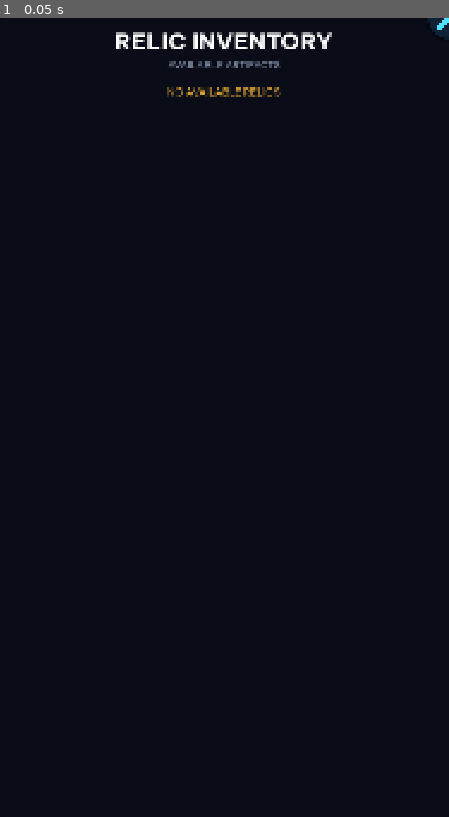
Above: before the commit, frame 1.
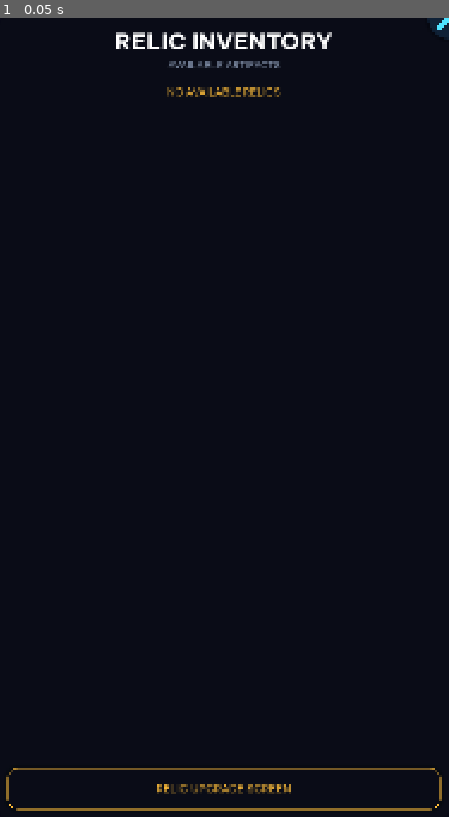
Above: after the commit, the same moment.

Repository: GogetaX/core-hopper
Game: Godot game, scene res://scenes/popups/RelicInvPopup.tscn
The game is run twice, just before and just after one commit, with the same random seed, the same clock (stepped at 60 frames per second) and the same inputs. This scene is started directly instead of the project's main scene.
Inputs:
- Up to frame 1 (0.05 s): no input

The runs differ from the first frame. In frame 1, 0.9% of the frame differs, in the area x 1-99%, y 93-100%.

Commit message:
123

Diff:
--- a/scenes/app/main_scene.tscn
+++ b/scenes/app/main_scene.tscn
@@ -13,7 +13,7 @@
 shader_parameter/blur_lod = 3.50000016625
 shader_parameter/tint = Color(0.07846785, 0.11207495, 0.19966345, 0.045)
 shader_parameter/saturation = 0.400000019
-shader_parameter/brightness = 1.0
+shader_parameter/brightness = 0.20000000880148
 
 [sub_resource type="Environment" id="Environment_whjeo"]
 background_mode = 3
@@ -88,7 +88,6 @@
 script = ExtResource("4_u2ckv")
 
 [node name="BlurBG" type="ColorRect" parent="OverlayLayer" unique_id=1018703847]
-visible = false
 material = SubResource("ShaderMaterial_whjeo")
 anchors_preset = 15
 anchor_right = 1.0
--- a/scenes/app/overlay_layer.gd
+++ b/scenes/app/overlay_layer.gd
@@ -45,6 +45,8 @@
 			new_screen = preload("res://scenes/popups/SingleChestPopup.tscn")
 		"BOT_STAT_INFO":
 			new_screen = preload("res://scenes/popups/BotStatInfoPopup.tscn")
+		"UPGRADE_RELIC_POPUP":
+			new_screen = preload("res://scenes/popups/RelicUpgradePopup.tscn")
 		_:
 			print_debug("unknown tab: ",tab_name)
 	current_screen = new_screen.instantiate()
@@ -62,6 +64,8 @@
 		current_screen.InitChest(data)
 	elif tab_name == "BOT_STAT_INFO":
 		current_screen.InitBotInfo(data)
+	elif tab_name == "UPGRADE_RELIC_POPUP":
+		current_screen.InitPopup(data)
 
 
 
--- a/scenes/components/reward_currency.gd
+++ b/scenes/components/reward_currency.gd
@@ -11,7 +11,13 @@
 	get:
 		return currency_type
 
-@export var amount_str := "123.5K"
+@export var amount_str := "123.5K":
+	set(value):
+		amount_str = value
+		if is_node_ready():
+			_ready()
+	get:
+		return amount_str
 
 
 func _ready() -> void:
--- a/scenes/popups/RelicInvPopup.tscn
+++ b/scenes/popups/RelicInvPopup.tscn
@@ -5,6 +5,7 @@
 [ext_resource type="PackedScene" uid="uid://b2qghfcexq01t" path="res://scenes/components/icon_bg_circle.tscn" id="3_p27o2"]
 [ext_resource type="Texture2D" uid="uid://8d4xunnuoyea" path="res://art/icons/20_px/close_icon.png" id="4_k8l62"]
 [ext_resource type="PackedScene" uid="uid://dtuuq8uy378eb" path="res://scenes/screens/progress/relic_item.tscn" id="4_lqtxv"]
+[ext_resource type="PackedScene" uid="uid://cec3m3dpceceo" path="res://scenes/screens/progress/smart_single_row_btn.tscn" id="6_mavts"]
 
 [node name="RelicInvPopup" type="Control" unique_id=1294155484]
 layout_mode = 3
@@ -96,4 +97,11 @@
 [node name="RelicItem3" parent="SmartPanel/VBoxContainer/Scroll/HFlow" unique_id=449712666 instance=ExtResource("4_lqtxv")]
 layout_mode = 2
 
+[node name="OpenRelicInvBtn" parent="SmartPanel/VBoxContainer" unique_id=1442770830 instance=ExtResource("6_mavts")]
+layout_mode = 2
+size_flags_horizontal = 3
+button_color = "GOLD"
+btn_text = "RELIC UPGRADE SCREEN"
+
 [connection signal="BtnPressed" from="SmartPanel/ClosePopup" to="." method="_on_close_popup_btn_pressed"]
+[connection signal="OnPress" from="SmartPanel/VBoxContainer/OpenRelicInvBtn" to="." method="_on_open_relic_inv_btn_on_press"]
--- /dev/null
+++ b/scenes/popups/RelicUpgradePopup.tscn
@@ -0,0 +1,393 @@
+[gd_scene format=3 uid="uid://j3an7e41nkn4"]
+
+[ext_resource type="Script" uid="uid://cpssteaggkt1x" path="res://scenes/popups/relic_upgrade_popup.gd" id="1_0bdbq"]
+[ext_resource type="PackedScene" uid="uid://babuofulhomgc" path="res://scenes/components/smart_panel.tscn" id="2_elmy5"]
+[ext_resource type="PackedScene" uid="uid://b2qghfcexq01t" path="res://scenes/components/icon_bg_circle.tscn" id="2_ng0as"]
+[ext_resource type="Texture2D" uid="uid://dkipcb22lyo1q" path="res://art/ui/arrow_left.png" id="3_elmy5"]
+[ext_resource type="Texture2D" uid="uid://cl7iy17t6o7ys" path="res://art/relics/cracked_core.tres" id="3_i0hsw"]
+[ext_resource type="PackedScene" uid="uid://drlay20xc5ihb" path="res://scenes/components/icon_bg.tscn" id="4_6ywa3"]
+[ext_resource type="PackedScene" uid="uid://c2s6fmv66183n" path="res://scenes/screens/progress/progress_hash_tag.tscn" id="4_fp6mu"]
+[ext_resource type="PackedScene" uid="uid://hgf1ed6wts6n" path="res://scenes/components/reward_currency.tscn" id="7_elmy5"]
+[ext_resource type="PackedScene" uid="uid://njxlv6dxrlwj" path="res://scenes/screens/progress/smart_button_buy.tscn" id="8_vveg0"]
+
+[node name="RelicUpgradePopup" type="Control" unique_id=743967306]
+layout_mode = 3
+anchors_preset = 15
+anchor_right = 1.0
+anchor_bottom = 1.0
+grow_horizontal = 2
+grow_vertical = 2
+size_flags_horizontal = 3
+size_flags_vertical = 3
+script = ExtResource("1_0bdbq")
+
+[node name="SmartPanel" parent="." unique_id=892379017 instance=ExtResource("2_elmy5")]
+layout_mode = 1
+panel_type = "INSIDE_ONLY"
+panel_color = "DISABLED"
+darken_bg = true
+
+[node name="HasRelics" type="VBoxContainer" parent="." unique_id=184212293]
+layout_mode = 1
+anchors_preset = -1
+anchor_right = 1.0
+anchor_bottom = 1.0
+offset_left = 20.0
+offset_top = 20.0
+offset_right = -20.0
+offset_bottom = -20.0
+grow_horizontal = 2
+grow_vertical = 2
+mouse_filter = 2
+theme_override_constants/separation = 20
+
+[node name="HList3" type="HBoxContainer" parent="HasRelics" unique_id=1314459015]
+layout_mode = 2
+mouse_filter = 2
+theme_override_constants/separation = 20
+
+[node name="ReturnBack" parent="HasRelics/HList3" unique_id=1682398798 instance=ExtResource("2_ng0as")]
+layout_mode = 2
+panel_type = "INSIDE_ONLY"
+panel_color = "BLUE"
+icon = ExtResource("3_elmy5")
+as_button = true
+
+[node name="Label" type="Label" parent="HasRelics/HList3" unique_id=371064586]
+layout_mode = 2
+theme_type_variation = &"LabelTitle_White"
+text = "RELIC UPGRADE"
+
+[node name="Control" type="Control" parent="HasRelics" unique_id=1478349118]
+custom_minimum_size = Vector2(0, 20)
+layout_mode = 2
+mouse_filter = 2
+
+[node name="Relic" type="Control" parent="HasRelics" unique_id=301873342]
+custom_minimum_size = Vector2(0, 300)
+layout_mode = 2
+
+[node name="IconBG" parent="HasRelics/Relic" unique_id=436191145 instance=ExtResource("4_6ywa3")]
+custom_minimum_size = Vector2(300, 300)
+layout_mode = 1
+anchors_preset = 8
+anchor_left = 0.5
+anchor_top = 0.5
+anchor_right = 0.5
+anchor_bottom = 0.5
+offset_left = -150.0
+offset_top = -150.0
+offset_right = 150.0
+offset_bottom = 150.0
+grow_horizontal = 2
+grow_vertical = 2
+panel_type = "INSIDE_ONLY"
+
+[node name="relic_rank" parent="HasRelics/Relic/IconBG" unique_id=486212889 instance=ExtResource("4_fp6mu")]
+layout_mode = 1
+anchors_preset = 1
+anchor_left = 1.0
+anchor_right = 1.0
+offset_left = -66.0
+offset_top = -27.0
+offset_bottom = 6.0
+grow_horizontal = 0
+text = "LVL 4"
+horizontal_alignment = 2
+hash_tag_type = "INSIDE_ONLY"
+
+[node name="HList" type="HBoxContainer" parent="HasRelics" unique_id=1175489123]
+layout_mode = 2
+alignment = 1
+
+[node name="relic_rarity" parent="HasRelics/HList" unique_id=713365230 instance=ExtResource("4_fp6mu")]
+layout_mode = 2
+text = "RARE RELIC"
+hash_tag_type = "INSIDE_ONLY"
+
+[node name="HList2" type="HBoxContainer" parent="HasRelics" unique_id=1753626289]
+layout_mode = 2
+alignment = 1
+
+[node name="relic_name" type="Label" parent="HasRelics/HList2" unique_id=899239587]
+layout_mode = 2
+theme_type_variation = &"LabelTitle_White"
+theme_override_font_sizes/font_size = 40
+text = "CRACKED CORE"
+
+[node name="Control2" type="Control" parent="HasRelics" unique_id=2145071936]
+custom_minimum_size = Vector2(0, 20)
+layout_mode = 2
+mouse_filter = 2
+
+[node name="Control3" type="Control" parent="HasRelics" unique_id=2130623585]
+layout_mode = 2
+size_flags_vertical = 3
+
+[node name="VList" type="VBoxContainer" parent="HasRelics/Control3" unique_id=2082148625]
+custom_minimum_size = Vector2(800, 0)
+layout_mode = 1
+anchors_preset = 13
+anchor_left = 0.5
+anchor_right = 0.5
+anchor_bottom = 1.0
+grow_horizontal = 2
+grow_vertical = 2
+theme_override_constants/separation = 20
+
+[node name="dups" parent="HasRelics/Control3/VList" unique_id=118306385 instance=ExtResource("2_elmy5")]
+custom_minimum_size = Vector2(0, 150)
+layout_mode = 2
+panel_color = "DISABLED"
+
+[node name="VList" type="VBoxContainer" parent="HasRelics/Control3/VList/dups" unique_id=1680889328]
+layout_mode = 1
+anchors_preset = -1
+anchor_right = 1.0
+anchor_bottom = 1.0
+offset_left = 20.0
+offset_top = 20.0
+offset_right = -20.0
+offset_bottom = -20.0
+grow_horizontal = 2
+grow_vertical = 2
+alignment = 1
+
+[node name="HList" type="HBoxContainer" parent="HasRelics/Control3/VList/dups/VList" unique_id=938473408]
+layout_mode = 2
+
+[node name="Label" type="Label" parent="HasRelics/Control3/VList/dups/VList/HList" unique_id=545471949]
+layout_mode = 2
+theme_type_variation = &"LabelGray"
+text = "DUPLICATES"
+
+[node name="Control" type="Control" parent="HasRelics/Control3/VList/dups/VList/HList" unique_id=19253442]
+layout_mode = 2
+size_flags_horizontal = 3
+
+[node name="cur_dups" parent="HasRelics/Control3/VList/dups/VList/HList" unique_id=1234220742 instance=ExtResource("4_fp6mu")]
+self_modulate = Color(0.30980393, 0.89411765, 1, 1)
+layout_mode = 2
+text = "3"
+hash_tag_color = "BLUE"
+no_bg = true
+
+[node name="Label2" type="Label" parent="HasRelics/Control3/VList/dups/VList/HList" unique_id=1708246113]
+layout_mode = 2
+theme_type_variation = &"LabelGray"
+text = "/"
+
+[node name="max_dups" type="Label" parent="HasRelics/Control3/VList/dups/VList/HList" unique_id=1269853955]
+layout_mode = 2
+theme_type_variation = &"LabelGray"
+text = "5"
+
+[node name="progress_bar" type="ProgressBar" parent="HasRelics/Control3/VList/dups/VList" unique_id=1357443369]
+custom_minimum_size = Vector2(0, 30)
+layout_mode = 2
+theme_type_variation = &"ProgressBarBlue"
+value = 50.0
+show_percentage = false
+
+[node name="relic_stat" parent="HasRelics/Control3/VList" unique_id=1173667796 instance=ExtResource("2_elmy5")]
+custom_minimum_size = Vector2(0, 140)
+layout_mode = 2
+panel_type = "INSIDE_ONLY"
+panel_color = "DISABLED"
+
+[node name="HBoxContainer" type="HBoxContainer" parent="HasRelics/Control3/VList/relic_stat" unique_id=1234739187]
+layout_mode = 1
+anchors_preset = -1
+anchor_right = 1.0
+anchor_bottom = 1.0
+offset_left = 20.0
+offset_top = 20.0
+offset_right = -20.0
+offset_bottom = -20.0
+grow_horizontal = 2
+grow_vertical = 2
+theme_override_constants/separation = 20
+
+[node name="effect_icon" parent="HasRelics/Control3/VList/relic_stat/HBoxContainer" unique_id=1772449079 instance=ExtResource("4_6ywa3")]
+layout_mode = 2
+panel_color = "BLUE"
+
+[node name="effect_name" type="Label" parent="HasRelics/Control3/VList/relic_stat/HBoxContainer" unique_id=1997513443]
+layout_mode = 2
+theme_type_variation = &"LabelWhiteTitle"
+theme_override_font_sizes/font_size = 34
+text = "Bot Damage"
+
+[node name="Control" type="Control" parent="HasRelics/Control3/VList/relic_stat/HBoxContainer" unique_id=214150925]
+layout_mode = 2
+size_flags_horizontal = 3
+
+[node name="from_stat" parent="HasRelics/Control3/VList/relic_stat/HBoxContainer" unique_id=868935174 instance=ExtResource("4_fp6mu")]
+self_modulate = Color(0.8627451, 0.9098039, 1, 1)
+layout_mode = 2
+size_flags_vertical = 5
+text = "15%"
+vertical_alignment = 1
+hash_tag_color = "DISABLED"
+no_bg = true
+
+[node name="ProgressHashTag" parent="HasRelics/Control3/VList/relic_stat/HBoxContainer" unique_id=782770141 instance=ExtResource("4_fp6mu")]
+self_modulate = Color(0.30980393, 0.89411765, 1, 1)
+layout_mode = 2
+size_flags_vertical = 5
+text = "»"
+vertical_alignment = 1
+hash_tag_color = "BLUE"
+no_bg = true
+
+[node name="to_stat" parent="HasRelics/Control3/VList/relic_stat/HBoxContainer" unique_id=1738897937 instance=ExtResource("4_fp6mu")]
+self_modulate = Color(0.30980393, 0.89411765, 1, 1)
+layout_mode = 2
+size_flags_vertical = 5
+text = "20%"
+vertical_alignment = 1
+hash_tag_color = "BLUE"
+no_bg = true
+
+[node name="Control2" type="Control" parent="HasRelics/Control3/VList" unique_id=54486635]
+custom_minimum_size = Vector2(0, 20)
+layout_mode = 2
+
+[node name="Label3" type="Label" parent="HasRelics/Control3/VList" unique_id=1658323050]
+layout_mode = 2
+theme_type_variation = &"LabelTitle_White"
+theme_override_font_sizes/font_size = 32
+text = "UPGRADE COST"
+
+[node name="UpgradeCost" type="HFlowContainer" parent="HasRelics/Control3/VList" unique_id=416849393]
+layout_mode = 2
+
+[node name="RewardCurrency" parent="HasRelics/Control3/VList/UpgradeCost" unique_id=939363394 instance=ExtResource("7_elmy5")]
+custom_minimum_size = Vector2(300, 100)
+layout_mode = 2
+
+[node name="UpgradeBtn" parent="HasRelics/Control3/VList" unique_id=664760665 instance=ExtResource("8_vveg0")]
+custom_minimum_size = Vector2(350, 100)
+layout_mode = 2
+size_flags_horizontal = 1
+currency_type = "crystals"
+buy_btn_title = "UPGRADE"
+panel_color = "BLUE"
+
+[node name="Control" type="Control" parent="HasRelics/Control3/VList" unique_id=1348723865]
+custom_minimum_size = Vector2(0, 30)
+layout_mode = 2
+
+[node name="Label2" type="Label" parent="HasRelics/Control3/VList" unique_id=844050727]
+layout_mode = 2
+theme_type_variation = &"LabelTitle_White"
+theme_override_font_sizes/font_size = 32
+text = "YOUR RELIC VAULT"
+
+[node name="Scroll" type="ScrollContainer" parent="HasRelics/Control3/VList" unique_id=602772446]
+layout_mode = 2
+size_flags_vertical = 3
+vertical_scroll_mode = 0
+
+[node name="RelicFlow" type="HBoxContainer" parent="HasRelics/Control3/VList/Scroll" unique_id=557381072]
+layout_mode = 2
+size_flags_horizontal = 3
+size_flags_vertical = 3
+
+[node name="RelicUpgradeItem" type="Control" parent="HasRelics/Control3/VList/Scroll/RelicFlow" unique_id=2001170205]
+custom_minimum_size = Vector2(200, 250)
+layout_mode = 2
+
+[node name="VBoxContainer" type="VBoxContainer" parent="HasRelics/Control3/VList/Scroll/RelicFlow/RelicUpgradeItem" unique_id=336654321]
+layout_mode = 1
+anchors_preset = 15
+anchor_right = 1.0
+anchor_bottom = 1.0
+grow_horizontal = 2
+grow_vertical = 2
+
+[node name="IconBG" parent="HasRelics/Control3/VList/Scroll/RelicFlow/RelicUpgradeItem/VBoxContainer" unique_id=2023547434 instance=ExtResource("4_6ywa3")]
+custom_minimum_size = Vector2(100, 200)
+layout_mode = 2
+panel_color = "BLUE"
+icon = ExtResource("3_i0hsw")
+
+[node name="ProgressHashTag" parent="HasRelics/Control3/VList/Scroll/RelicFlow/RelicUpgradeItem/VBoxContainer/IconBG" unique_id=1120306341 instance=ExtResource("4_fp6mu")]
+self_modulate = Color(0.81960785, 0.98039216, 1, 1)
+layout_mode = 1
+anchors_preset = 3
+anchor_left = 1.0
+anchor_top = 1.0
+anchor_right = 1.0
+anchor_bottom = 1.0
+offset_left = -40.0
+offset_top = -40.0
+offset_right = -12.0
+offset_bottom = -7.0
+grow_horizontal = 0
+grow_vertical = 0
+text = "x3"
+horizontal_alignment = 2
+hash_tag_type = "INSIDE_ONLY"
+hash_tag_color = "BLUE"
+
+[node name="ProgressHashTag2" parent="HasRelics/Control3/VList/Scroll/RelicFlow/RelicUpgradeItem/VBoxContainer" unique_id=960236166 instance=ExtResource("4_fp6mu")]
+self_modulate = Color(0.30980393, 0.89411765, 1, 1)
+layout_mode = 2
+theme_override_font_sizes/font_size = 18
+text = "CRACKED CORE"
+horizontal_alignment = 1
+autowrap_mode = 2
+hash_tag_type = "INSIDE_ONLY"
+hash_tag_color = "BLUE"
+no_bg = true
+
+[node name="NoRelics" type="VBoxContainer" parent="." unique_id=745380186]
+visible = false
+layout_mode = 1
+anchors_preset = -1
+anchor_right = 1.0
+anchor_bottom = 1.0
+offset_left = 20.0
+offset_top = 20.0
+offset_right = -20.0
+offset_bottom = -20.0
+grow_horizontal = 2
+grow_vertical = 2
+mouse_filter = 2
+theme_override_constants/separation = 20
+
+[node name="HList3" type="HBoxContainer" parent="NoRelics" unique_id=1660756215]
+layout_mode = 2
+mouse_filter = 2
+theme_override_constants/separation = 20
+
+[node name="ReturnBack" parent="NoRelics/HList3" unique_id=133035125 instance=ExtResource("2_ng0as")]
+layout_mode = 2
+panel_type = "INSIDE_ONLY"
+panel_color = "BLUE"
+icon = ExtResource("3_elmy5")
+as_button = true
+
+[node name="Label" type="Label" parent="NoRelics/HList3" unique_id=635135764]
+layout_mode = 2
+theme_type_variation = &"LabelTitle_White"
+text = "RELIC UPGRADE"
+
+[node name="Control" type="Control" parent="NoRelics" unique_id=1217858377]
+custom_minimum_size = Vector2(0, 100)
+layout_mode = 2
+mouse_filter = 2
+
+[node name="ProgressHashTag" parent="NoRelics" unique_id=774768172 instance=ExtResource("4_fp6mu")]
+self_modulate = Color(1, 0.74509805, 0.23137255, 1)
+layout_mode = 2
+text = "NO AVAILABLE RELICS"
+horizontal_alignment = 1
+hash_tag_color = "GOLD"
+no_bg = true
+
+[connection signal="resized" from="HasRelics" to="." method="_on_v_list_resized"]
+[connection signal="BtnPressed" from="HasRelics/HList3/ReturnBack" to="." method="_on_return_back_btn_pressed"]
+[connection signal="resized" from="NoRelics" to="." method="_on_v_list_resized"]
+[connection signal="BtnPressed" from="NoRelics/HList3/ReturnBack" to="." method="_on_return_back_btn_pressed"]
--- a/scenes/popups/relic_inv_popup.gd
+++ b/scenes/popups/relic_inv_popup.gd
@@ -42,3 +42,7 @@
 
 func _on_close_popup_btn_pressed() -> void:
 	GlobalSignals.CloseCurPopup.emit()
+
+
+func _on_open_relic_inv_btn_on_press() -> void:
+	GlobalSignals.ShowPopup.emit("UPGRADE_RELIC_POPUP",{})
--- /dev/null
+++ b/scenes/popups/relic_upgrade_popup.gd
@@ -0,0 +1,54 @@
+extends Control
+
+var cur_data := {}
+
+func InitPopup(data:Dictionary):
+	cur_data = data
+	var owned_relics = GlobalRelicDb.GetAllOwnedRelics()
+	HideAll()
+	if owned_relics.is_empty():
+		$NoRelics.visible = true
+
+	else:
+		$HasRelics.visible = true
+		ShowRelic(owned_relics[0].id)
+
+func ShowRelic(relic_id:String):
+	var owned_relic_data = GlobalRelicDb.GetOwnedRelicSaveData(relic_id)
+	var relic_data = GlobalRelicDb.GetRelicDataByID(relic_id)
+	var relic_rank_data = GlobalRelicDb.GetRelicRankData(relic_id,owned_relic_data.rank)
+	print(owned_relic_data)
+	print(relic_data)
+	print("rank data: ")
+	print(relic_rank_data)
+	var relic_rank_color = GlobalColor.GetRelicRankColor(owned_relic_data.rank)
+
+	$HasRelics/Relic/IconBG/relic_rank.text = "RANK "+str(owned_relic_data.rank).pad_decimals(0)
+	$HasRelics/Relic/IconBG.icon = GlobalRelicDb.GetRelicIcon(relic_data.icon)
+	$HasRelics/Relic/IconBG.panel_color = relic_rank_color
+
+	$HasRelics/HList/relic_rarity.hash_tag_color = relic_rank_color
+	$HasRelics/HList/relic_rarity.text = relic_data.rarity.to_upper() +" RELIC"
+
+	$HasRelics/HList2/relic_name.text = relic_data.title
+
+	$HasRelics/Control3/VList/dups/VList/HList/cur_dups.text = str(owned_relic_data.dupes).pad_decimals(0)
+	$HasRelics/Control3/VList/dups/VList/progress_bar.max_value = relic_rank_data.dupes_required
+	$HasRelics/Control3/VList/dups/VList/progress_bar.value = owned_relic_data.dupes
+
+	$HasRelics/Control3/VList/relic_stat/HBoxContainer/from_stat.text = GlobalRelicDb.GetEffectStr(relic_id,owned_relic_data.rank)
+	$HasRelics/Control3/VList/relic_stat/HBoxContainer/to_stat.text = GlobalRelicDb.GetEffectStr(relic_id,owned_relic_data.rank+1)
+
+	$HasRelics/Control3/VList/relic_stat/HBoxContainer/effect_name.text = relic_data.effect_type
+
+	#$HasRelics/Control3/VList/relic_stat/HBoxContainer/effect_icon.icon = GlobalRelicDb.GetEffectIcon(relic_data.effect_type)
+
+	#$HasRelics/Control3/VList/UpgradeBtn.price_text = Global.CurrencyToString(relic_rank_data.upgrade_cost.crystals)
+
+func HideAll():
+	for x in get_children():
+		if x is VBoxContainer:
+			x.visible = false
+
+func _on_return_back_btn_pressed() -> void:
+	GlobalSignals.ShowPopup.emit("SHOW_RELIC_INV",{"inv_mode":"show_inv"})
--- a/scenes/popups/single_chest_popup.gd
+++ b/scenes/popups/single_chest_popup.gd
@@ -16,7 +16,7 @@
 		if ["coins","crystals","energy"].has(x) && cur_chest_data.data.rewards[x] > 0:
 			var r = reward_currency.instantiate() as RewardCurrencyClass
 			$SmartPanel/VBoxContainer/CurrencyList.add_child(r)
-			r.currency_type = x
+			r.currency_type = x.to_upper()
 			r.amount_str = Global.CurrencyToString(cur_chest_data.data.rewards[x])
 
 	#Remove Reward Items
--- a/scenes/screens/progress/progress_screen.tscn
+++ b/scenes/screens/progress/progress_screen.tscn
@@ -626,6 +626,7 @@
 
 [node name="OpenRelicInvBtn" parent="Menu_Relics/RelicVList/RelicVList" unique_id=698052773 instance=ExtResource("8_yhu24")]
 layout_mode = 2
+size_flags_horizontal = 3
 button_color = "GOLD"
 btn_text = "Open relic inventory"
 
--- a/scenes/screens/progress/smart_button_buy.tscn
+++ b/scenes/screens/progress/smart_button_buy.tscn
@@ -17,6 +17,7 @@
 script = ExtResource("1_kdsiy")
 
 [node name="NO_PRICE" parent="." unique_id=892379017 instance=ExtResource("2_kdsiy")]
+visible = false
 layout_mode = 1
 panel_type = "INSIDE_ONLY"
 set_border_as_bg = true
@@ -35,7 +36,6 @@
 vertical_alignment = 1
 
 [node name="WITH_PRICE" parent="." unique_id=2056804648 instance=ExtResource("2_kdsiy")]
-visible = false
 layout_mode = 1
 panel_type = "INSIDE_ONLY"
 
Not shown, added: scenes/popups/relic_upgrade_popup.gd.uid
